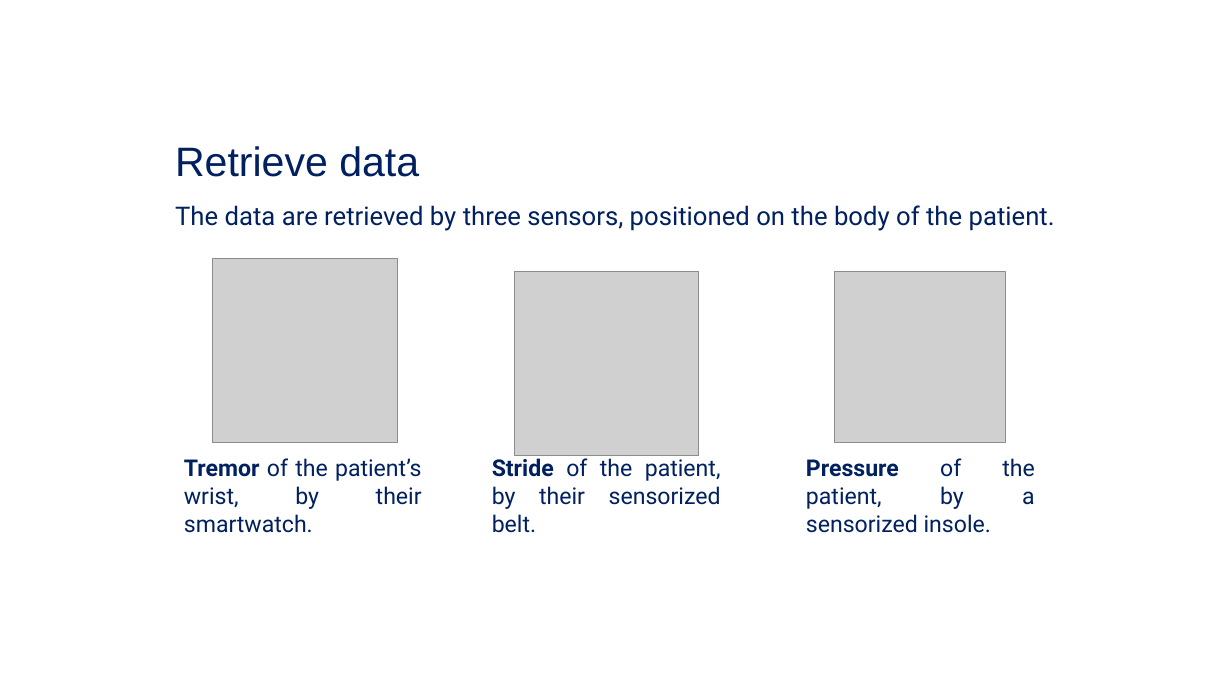
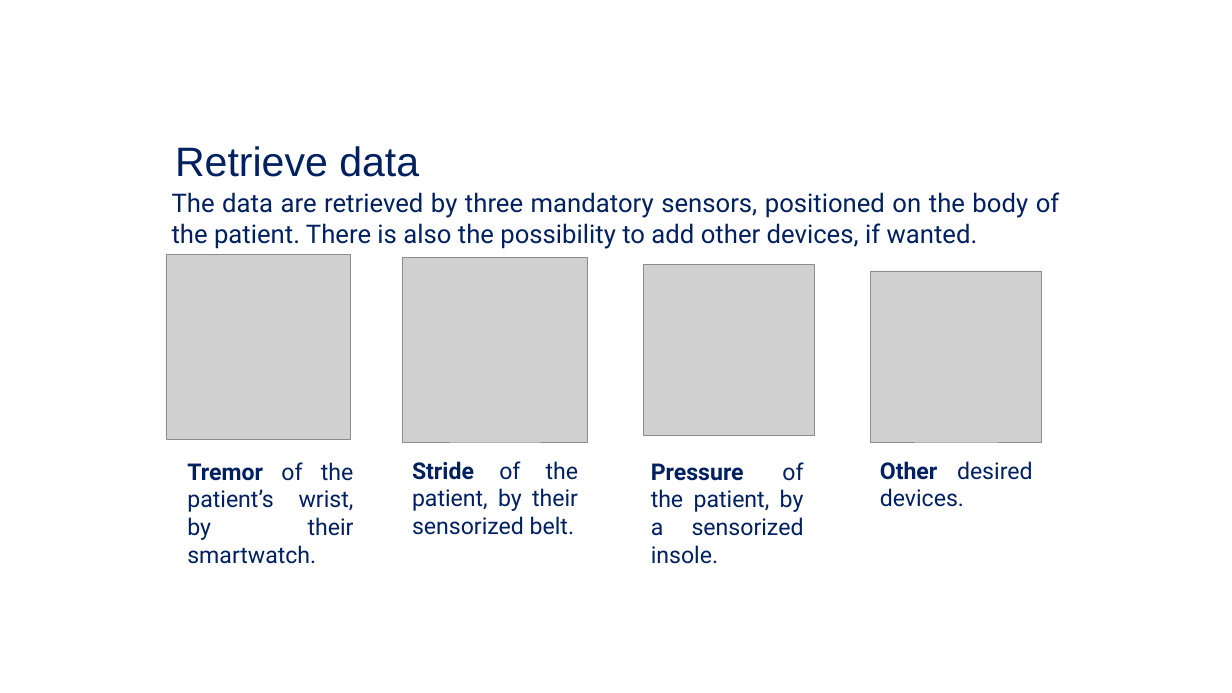
Before and after one commit to Checco1/IoT_Parkinson_Project, a slide deck: slide 4 of ParkinsonPal.pptx. Drawn at 1232x693 pixels with LibreOffice and Linux fonts; fonts in the diff are those of the drawing; grey boxes stand for pictures; background and template pictures are left out. Boxes give left, top, right and bottom in pixels: in the first picture for what was removed or moved away, otherwise in the second. Text is boxed around its words. In the diff, an @@ line names an element or a change of style, - is before the commit and + after.

```diff
--- a/ParkinsonPal.pptx
+++ b/ParkinsonPal.pptx
@@ text at (172,192,1060,249): text changed @@
-The data are retrieved by three sensors, positioned on the body of the patient.
+The data are retrieved by three mandatory sensors, positioned on the body of the patient. There is also the possibility to add other devices, if wanted.
@@ picture: place and size @@
-picture at (213,258,397,443)
+picture at (166,255,351,440)
@@ picture: place and size @@
-picture at (514,272,699,457)
+picture at (403,258,588,443)
@@ picture: place and size @@
-picture at (836,272,1006,443)
+picture at (643,264,814,435)
@@ picture added at (871,271,1042,442) @@
@@ text "Tremor of the patient’s wrist, ..." rewrapped from (184,458,422,533) to (187,462,354,564) @@
@@ text "Stride of the patient, by ..." rewrapped from (492,458,721,533) to (412,461,579,535) @@
@@ text "Pressure of the patient, by ..." rewrapped from (806,458,1035,533) to (651,462,804,564) @@
@@ text added at (880,461,1033,507), 18 pt, text #002060 @@
+Other desired devices.
```
Also in this commit, not shown: 2 other slides changed, 29 slides added.
